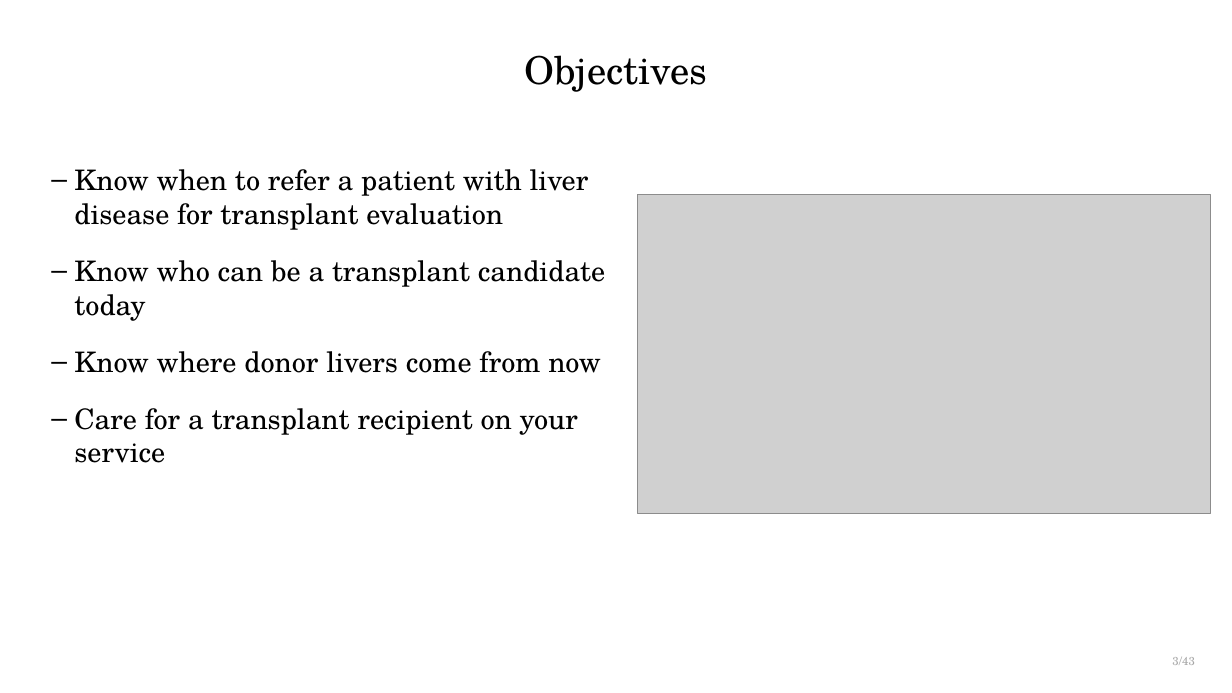
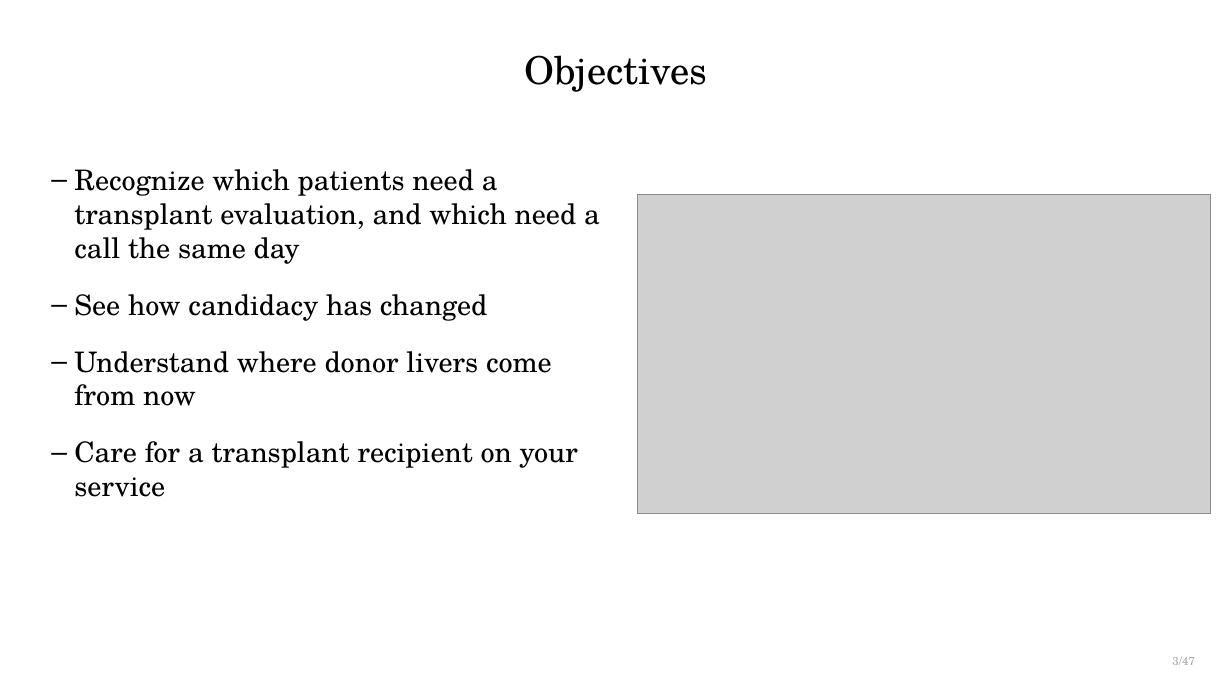
Before and after one commit to qaddodi/mohammad-almeqdadi-lectures, a slide deck: slide 3 of lectures/liver-transplant-grand-rounds-mmc-2026/Liver Transplantation When to Refer and Whats New.pptx. Drawn at 1232x693 pixels with LibreOffice and Linux fonts; fonts in the diff are those of the drawing; grey boxes stand for pictures. Boxes give left, top, right and bottom in pixels: in the first picture for what was removed or moved away, otherwise in the second. Text is boxed around its words. In the diff, an @@ line names an element or a change of style, - is before the commit and + after.

```diff
--- a/lectures/liver-transplant-grand-rounds-mmc-2026/Liver Transplantation When to Refer and Whats New.pptx
+++ b/lectures/liver-transplant-grand-rounds-mmc-2026/Liver Transplantation When to Refer and Whats New.pptx
@@ text at (x1=74, y1=169, x2=600, y2=406): text changed @@
-– Know when to refer a patient with liver disease for transplant evaluation
-– Know who can be a transplant candidate today
-– Know where donor livers come from now
+– Recognize which patients need a transplant evaluation, and which need a call the same day
+– See how candidacy has changed
+– Understand where donor livers come from now
@@ text at (x1=1172, y1=657, x2=1194, y2=665): text changed @@
-3/43
+3/47
```
Also in this commit, not shown: 44 other slides changed, 6 slides added, 1 slide removed, 10 other files.
